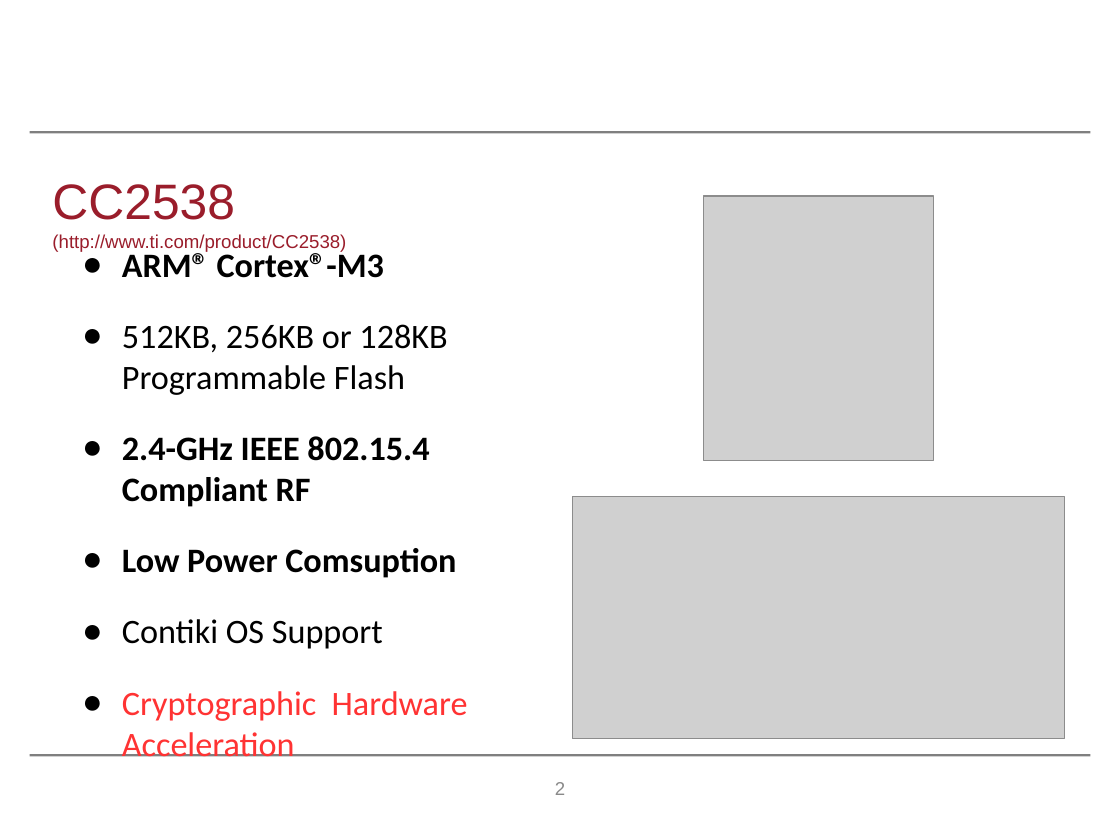
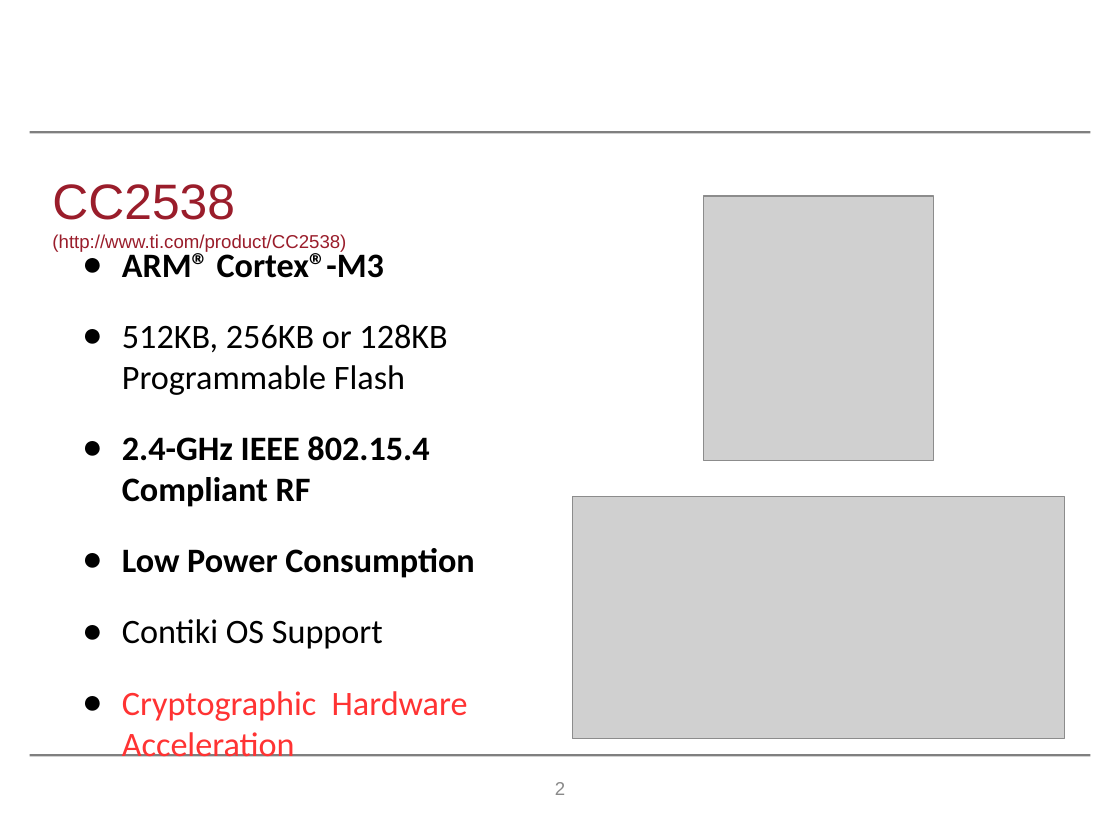
Before and after one commit to Salties/MI-Side-Channel-DTLS, a slide deck: slide 2 of Writings/Cryptographic_Randomness_On_A_CC2538/slides/wifs2016.odp. Drawn at 1120x840 pixels with LibreOffice and Linux fonts; fonts in the diff are those of the drawing; grey boxes stand for pictures; background and template pictures are left out. Boxes give left, top, right and bottom in pixels: in the first picture for what was removed or moved away, otherwise in the second. Text is boxed around its words. In the diff, an @@ line names an element or a change of style, - is before the commit and + after.

```diff
--- a/Writings/Cryptographic_Randomness_On_A_CC2538/slides/wifs2016.odp
+++ b/Writings/Cryptographic_Randomness_On_A_CC2538/slides/wifs2016.odp
@@ text at (122,548,474,578): text changed @@
-● Low Power Comsuption
+● Low Power Consumption
```
Also in this commit, not shown: 5 other slides changed, 1 slide added, 1 slide removed, 1 other file.
